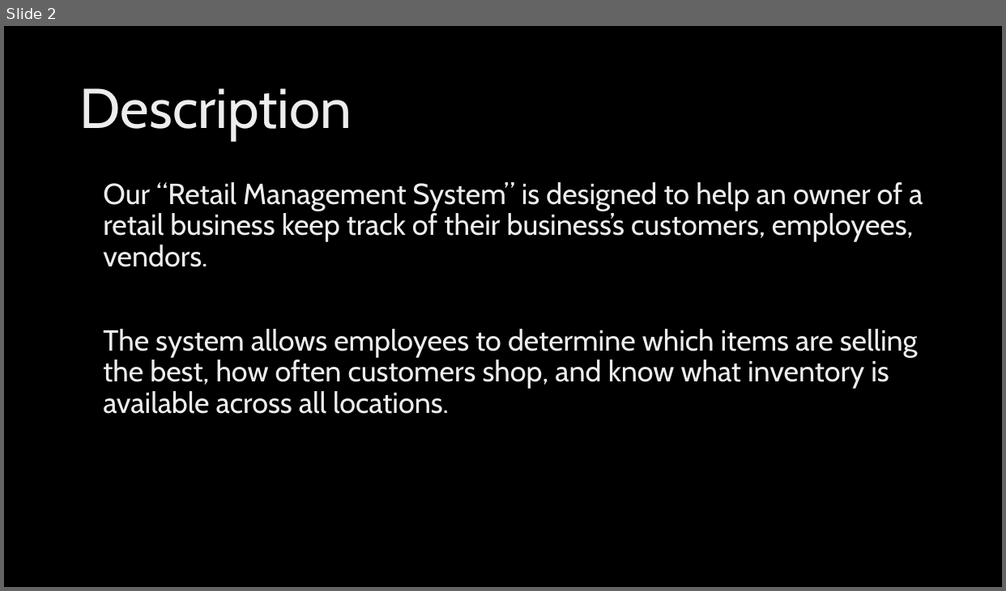
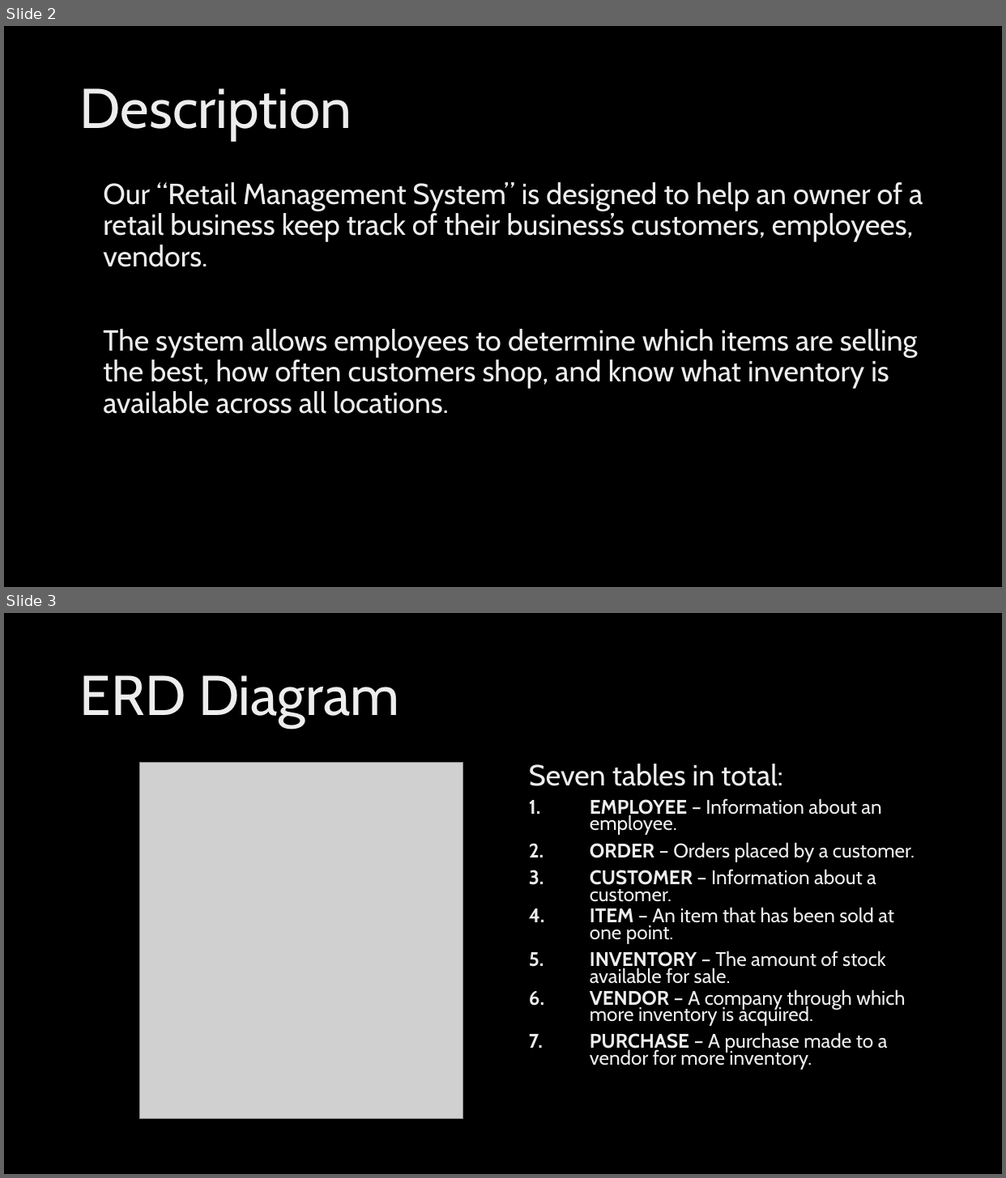
Before and after one commit to itsbenweeks/itsbenweeks.spellbook, a slide deck: database_architecture/retail_mgmg_system/CS579 Project Presentation.pptx. Shown one above the other, each under a label of ours: slide 2 before the commit, slides 2 and 3 after it. The pictures are 1006x591 and 1006x1178 pixels, drawn with LibreOffice and Linux fonts; fonts in the diff are those of the drawing; grey boxes stand for pictures; background and template pictures are left out. Boxes give left, top, right and bottom in pixels: in the first picture for what was removed or moved away, otherwise in the second. Text is boxed around its words. In the diff, an @@ line names an element or a change of style, - is before the commit and + after.

```diff
--- a/database_architecture/retail_mgmg_system/CS579 Project Presentation.pptx
+++ b/database_architecture/retail_mgmg_system/CS579 Project Presentation.pptx
@@ slide 3 added at (4,613,1002,1174), background picture (left out) @@
@@ title added at (80,675,399,727), 54 pt, text gradient #BFBFBF to #EDEDED to #FFFFFF @@
+ERD Diagram
@@ picture added at (139,763,463,1119) @@
@@ text added at (529,764,914,1070), 19 pt, text gradient #BFBFBF to #EDEDED to #FFFFFF @@
+Seven tables in total:
+1. EMPLOYEE – Information about an employee.
+2. ORDER – Orders placed by a customer.
+3. CUSTOMER – Information about a customer.
+4. ITEM – An item that has been sold at one point.
+5. INVENTORY – The amount of stock available for sale.
+6. VENDOR – A company through which more inventory is acquired.
+7. PURCHASE – A purchase made to a vendor for more inventory.
```
Also in this commit, not shown: 1 slide changed, 2 other slides added, 3 slides removed.
